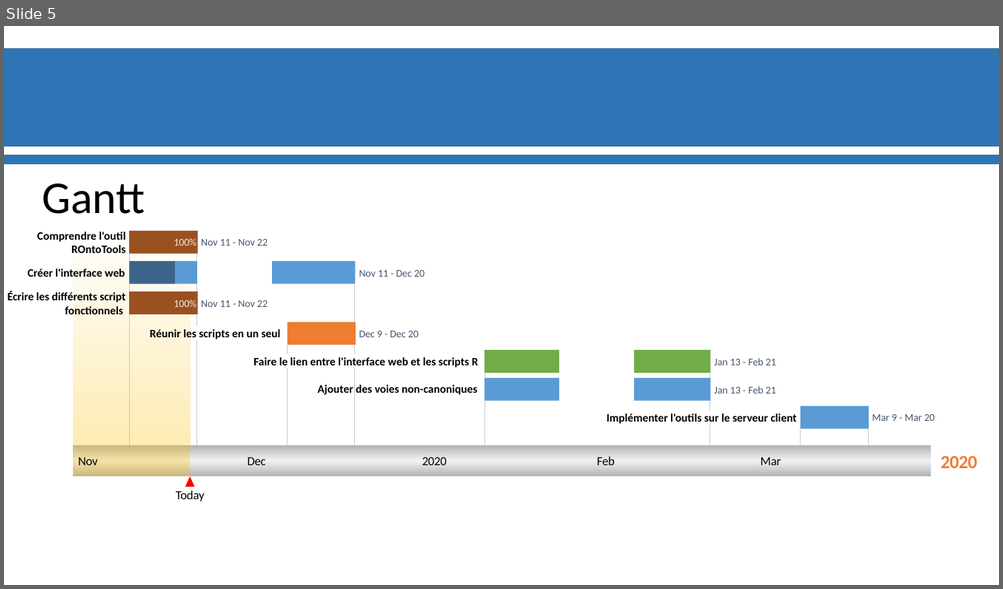
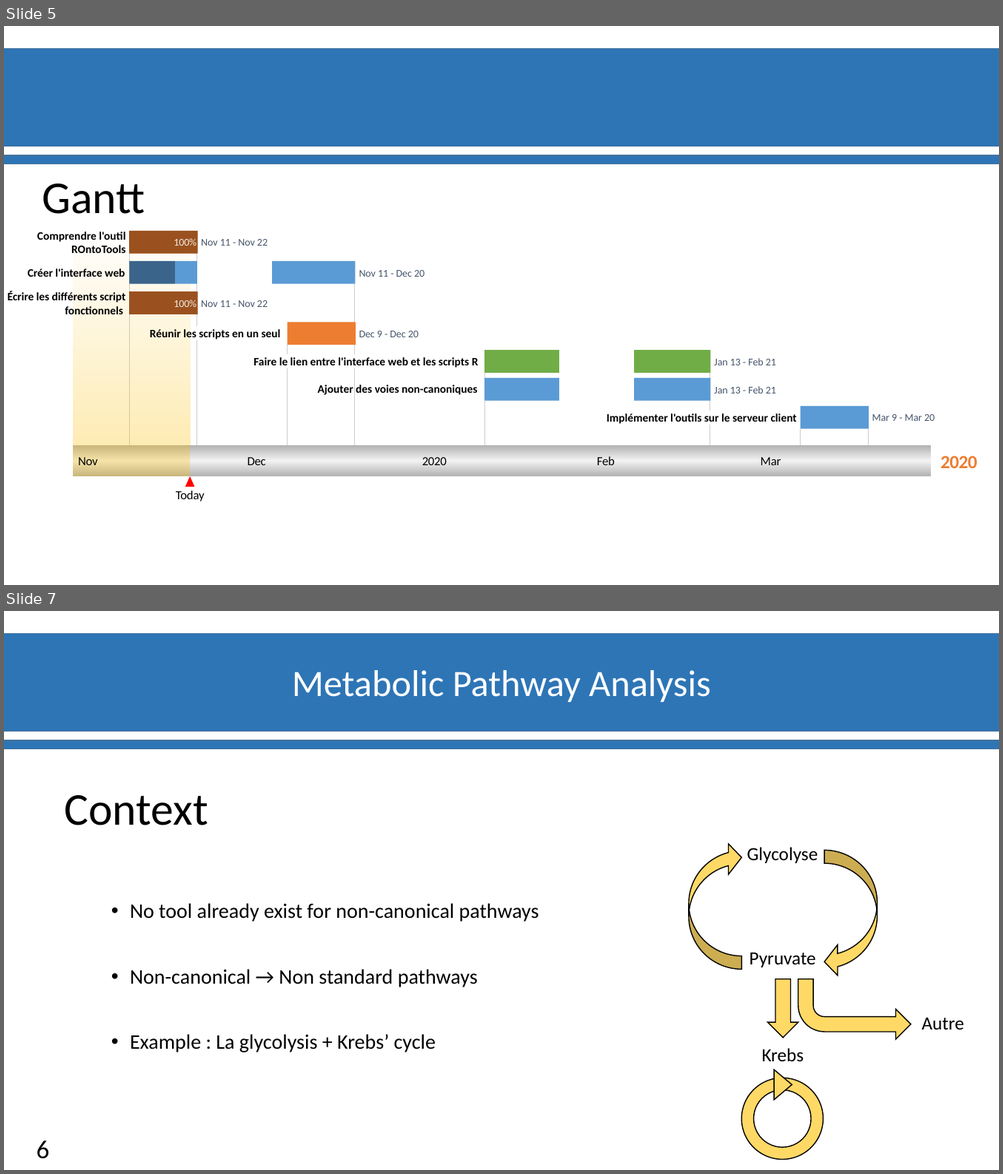
Before and after one commit to materrien/Projet-INSERM, a slide deck: Diapos_Suivit_projet.pptx. Shown one above the other, each under a label of ours: slide 5 before the commit, slides 5 and 7 after it; the slides between them are not shown. The pictures are 1003x589 and 1003x1174 pixels, drawn with LibreOffice and Linux fonts; fonts in the diff are those of the drawing; background and template pictures are left out. Boxes give left, top, right and bottom in pixels: in the first picture for what was removed or moved away, otherwise in the second. Text is boxed around its words. In the diff, an @@ line names an element or a change of style, - is before the commit and + after.

```diff
--- a/Diapos_Suivit_projet.pptx
+++ b/Diapos_Suivit_projet.pptx
@@ slide 7 added at [4, 611, 999, 1170], background #FFFFFF; not listed: 2 template elements that a slide beside it also shows @@
@@ text added at [292, 670, 711, 702], 36 pt, text #FFFFFF @@
+Metabolic Pathway Analysis
@@ text added at [64, 795, 208, 826], 44 pt, text #000000 @@
+Context
@@ curved left arrow added at [689, 843, 742, 969], fill #FFD966, outline #000000 1 pt @@
@@ text added at [747, 847, 818, 863], 18 pt, text #000000 @@
+Glycolyse
@@ curved left arrow added at [824, 851, 877, 977], fill #FFD966, outline #000000 1 pt @@
@@ text added at [130, 903, 539, 1053], 20 pt, text #000000 @@
+• No tool already exist for non-canonical pathways
+• Non-canonical → Non standard pathways
+• Example : La glycolysis + Krebs’ cycle
@@ text added at [749, 952, 816, 968], 18 pt, text #000000 @@
+Pyruvate
@@ right arrow added at [768, 980, 798, 1038], fill #FFD966, outline #000000 1 pt @@
@@ bent arrow added at [798, 980, 910, 1040], fill #FFD966, outline #000000 1 pt @@
@@ text added at [922, 1017, 964, 1031], 18 pt, text #000000 @@
+Autre
@@ text added at [762, 1048, 804, 1062], 18 pt, text #000000 @@
+Krebs
@@ triangle added at [774, 1070, 792, 1099], fill #FFD966, outline #000000 1 pt @@
@@ donut added at [741, 1078, 822, 1159], fill #FFD966, outline #000000 1 pt @@
@@ page number added at [37, 1141, 50, 1159], 25 pt, text #000000 @@
+6
```
Also in this commit, not shown: 4 slides changed, 2 other slides added, 3 slides removed.
